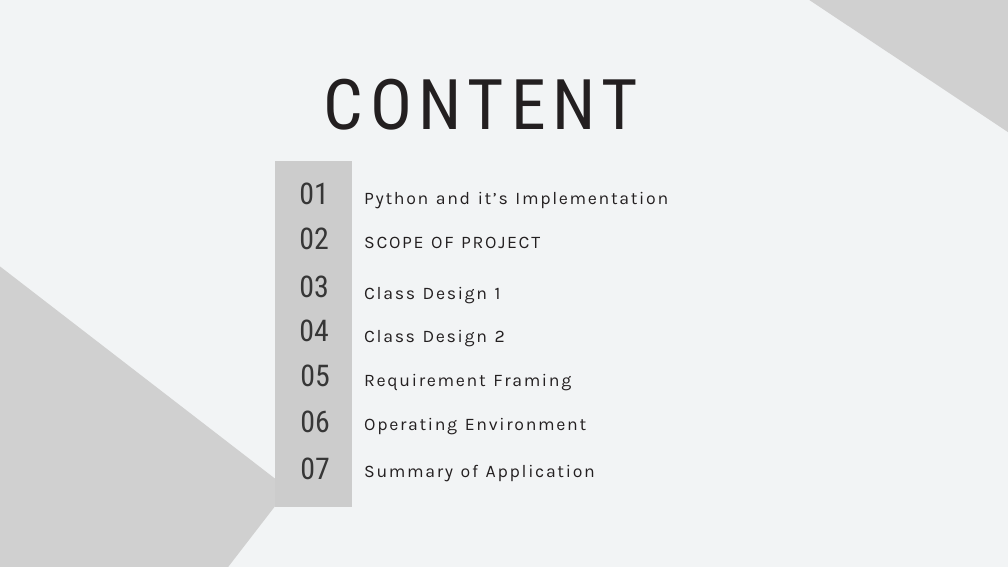
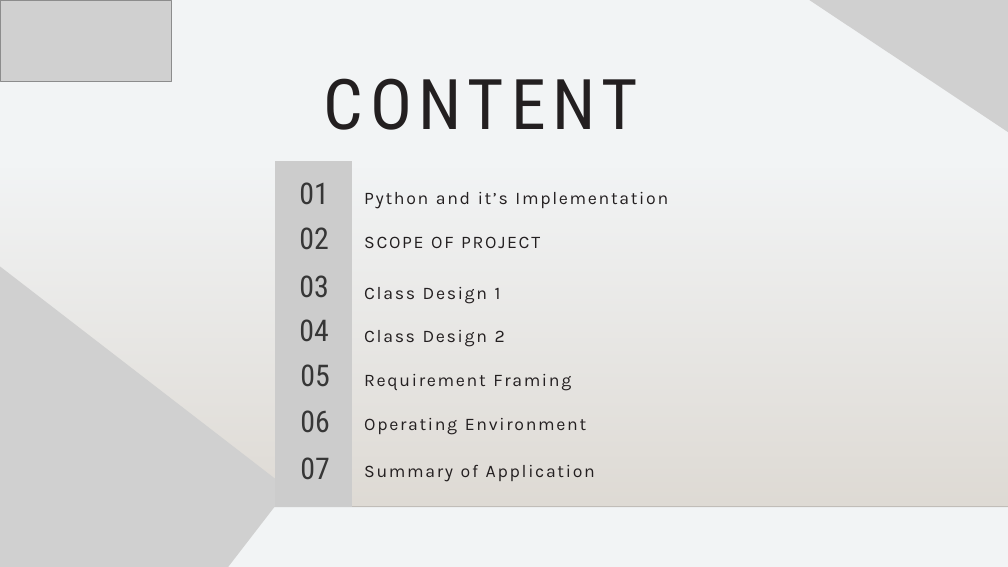
Before and after one commit to varungoel18/Bank_Application, a slide deck: slide 2 of Bank_operations_Project.pptx. Drawn at 1008x567 pixels with LibreOffice and Linux fonts; fonts in the diff are those of the drawing; grey boxes stand for pictures; background and template pictures are left out. Boxes give left, top, right and bottom in pixels: in the first picture for what was removed or moved away, otherwise in the second. Text is boxed around its words. In the diff, an @@ line names an element or a change of style, - is before the commit and + after.

```diff
--- a/Bank_operations_Project.pptx
+++ b/Bank_operations_Project.pptx
@@ picture added at [0,0,171,81] @@
@@ rectangle added at [0,167,1008,507], fill gradient #DFDBD5 @@
@@ line added from (0, 507) to (1008, 507), #000001 1 pt @@
```
Also in this commit, not shown: 12 other slides changed, 2 slides added, 1 slide removed.
